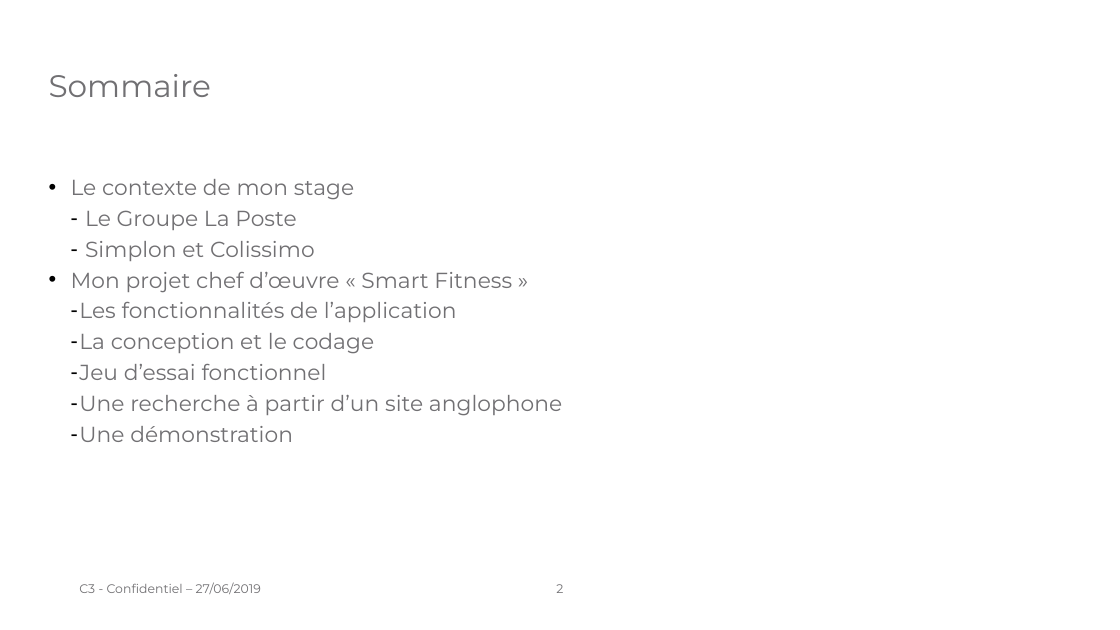
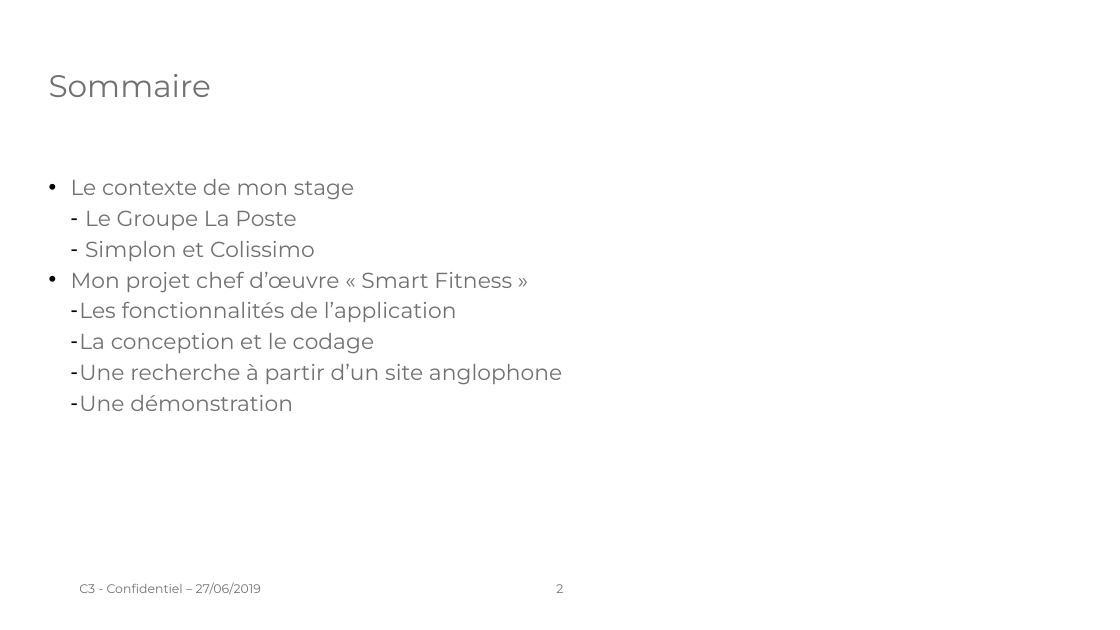
Before and after one commit to laurentpicardLP2/smartFitness, a slide deck: slide 2 of docs/oral/Présentation orale - Projet chef d'œuvre.odp. Drawn at 1120x630 pixels with LibreOffice and Linux fonts; fonts in the diff are those of the drawing; background and template pictures are left out. Boxes give left, top, right and bottom in pixels: in the first picture for what was removed or moved away, otherwise in the second. Text is boxed around its words. In the diff, an @@ line names an element or a change of style, - is before the commit and + after.

```diff
--- a/docs/oral/Présentation orale - Projet chef d'œuvre.odp
+++ b/docs/oral/Présentation orale - Projet chef d'œuvre.odp
@@ text at (79, 364, 327, 380): paragraph removed @@
-    – Jeu d’essai fonctionnel
```
Also in this commit, not shown: 1 other file.
